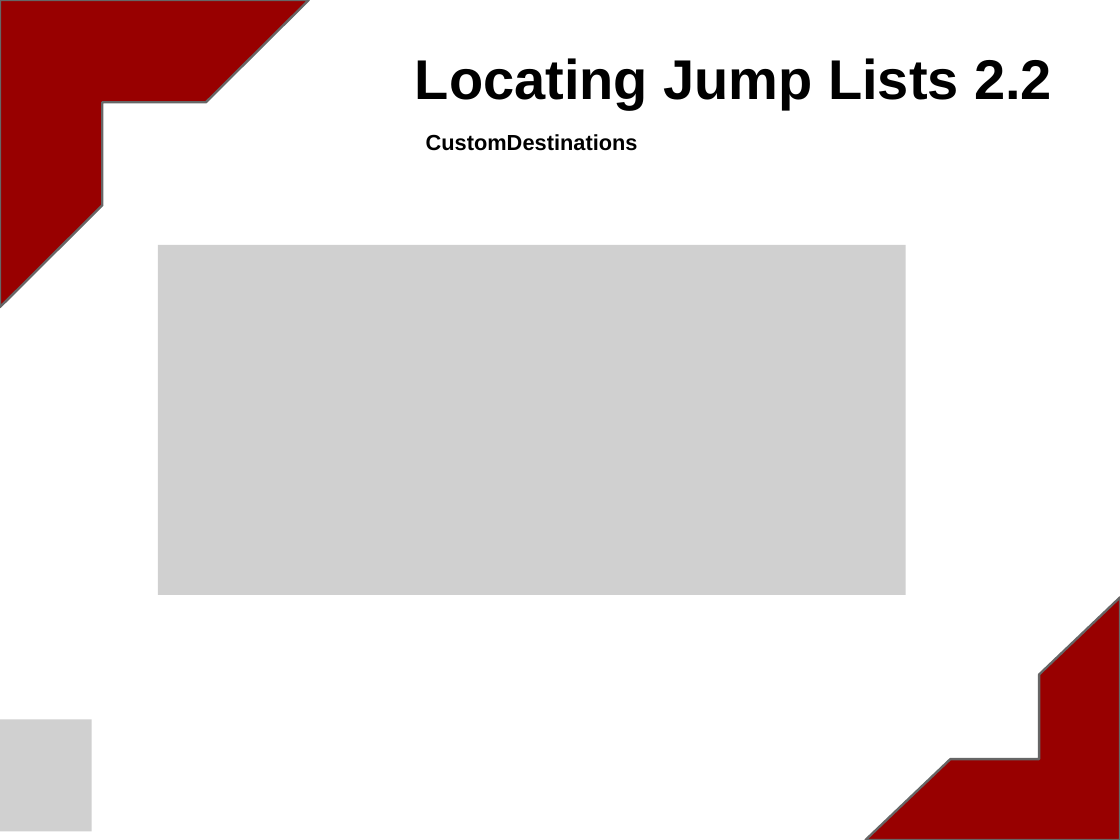
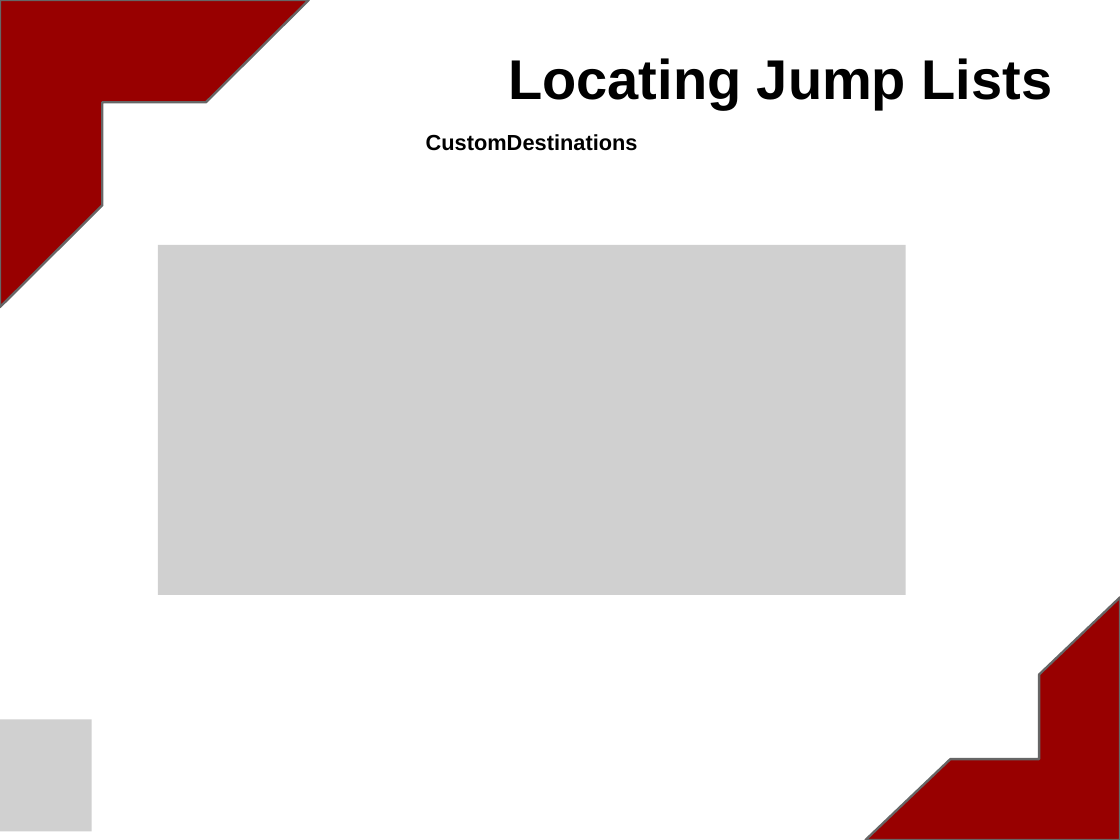
Before and after one commit to blakelyh/Jumplist, a slide deck: slide 6 of doc/project/WindowsJumpLists.pptx (slide 8 before the commit). Drawn at 1120x840 pixels with LibreOffice and Linux fonts; fonts in the diff are those of the drawing; grey boxes stand for pictures. Boxes give left, top, right and bottom in pixels: in the first picture for what was removed or moved away, otherwise in the second. Text is boxed around its words. In the diff, an @@ line names an element or a change of style, - is before the commit and + after.

```diff
--- a/doc/project/WindowsJumpLists.pptx
+++ b/doc/project/WindowsJumpLists.pptx
@@ title at [508, 58, 1053, 109]: text changed @@
-Locating Jump Lists 2.2
+Locating Jump Lists
```
Also in this commit, not shown: 6 other slides changed, 4 slides added, 5 slides removed.
